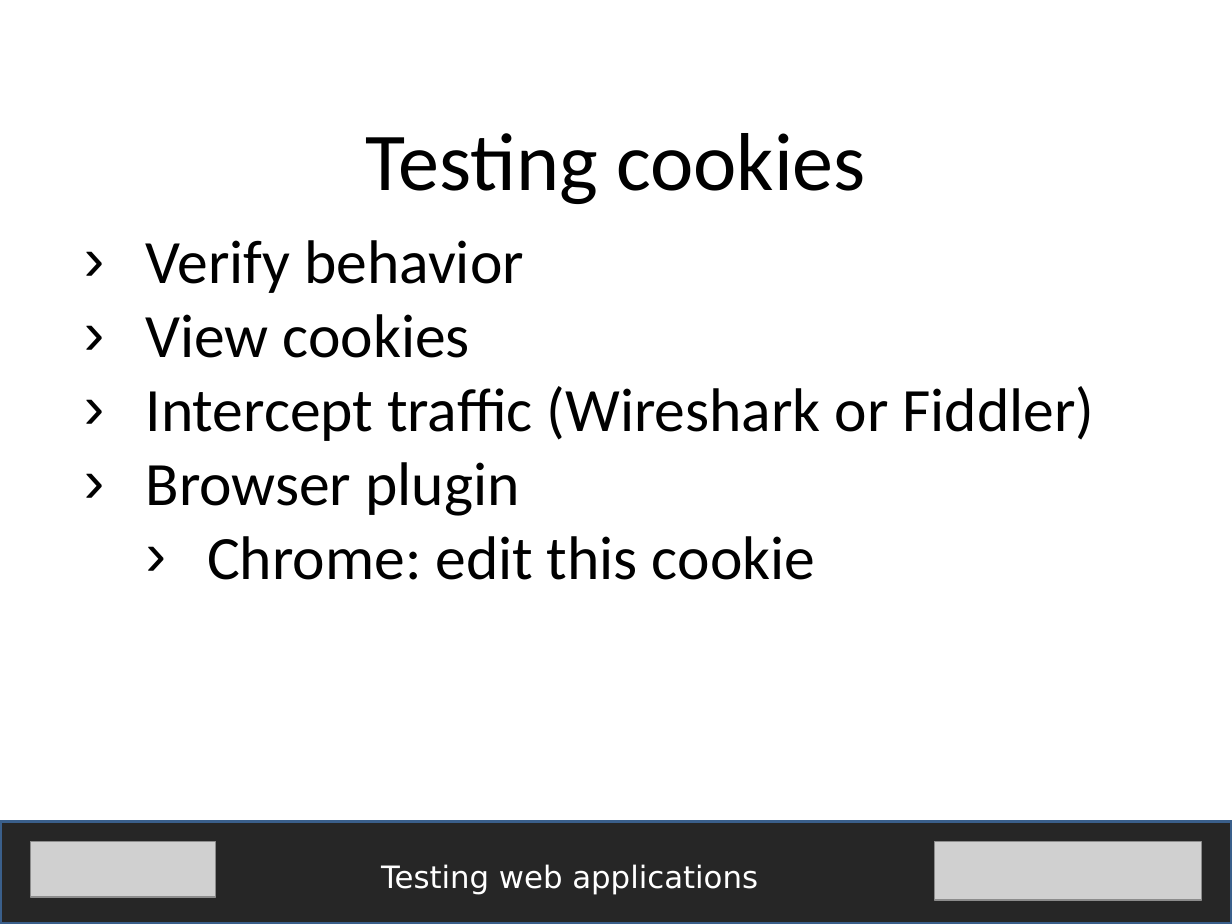
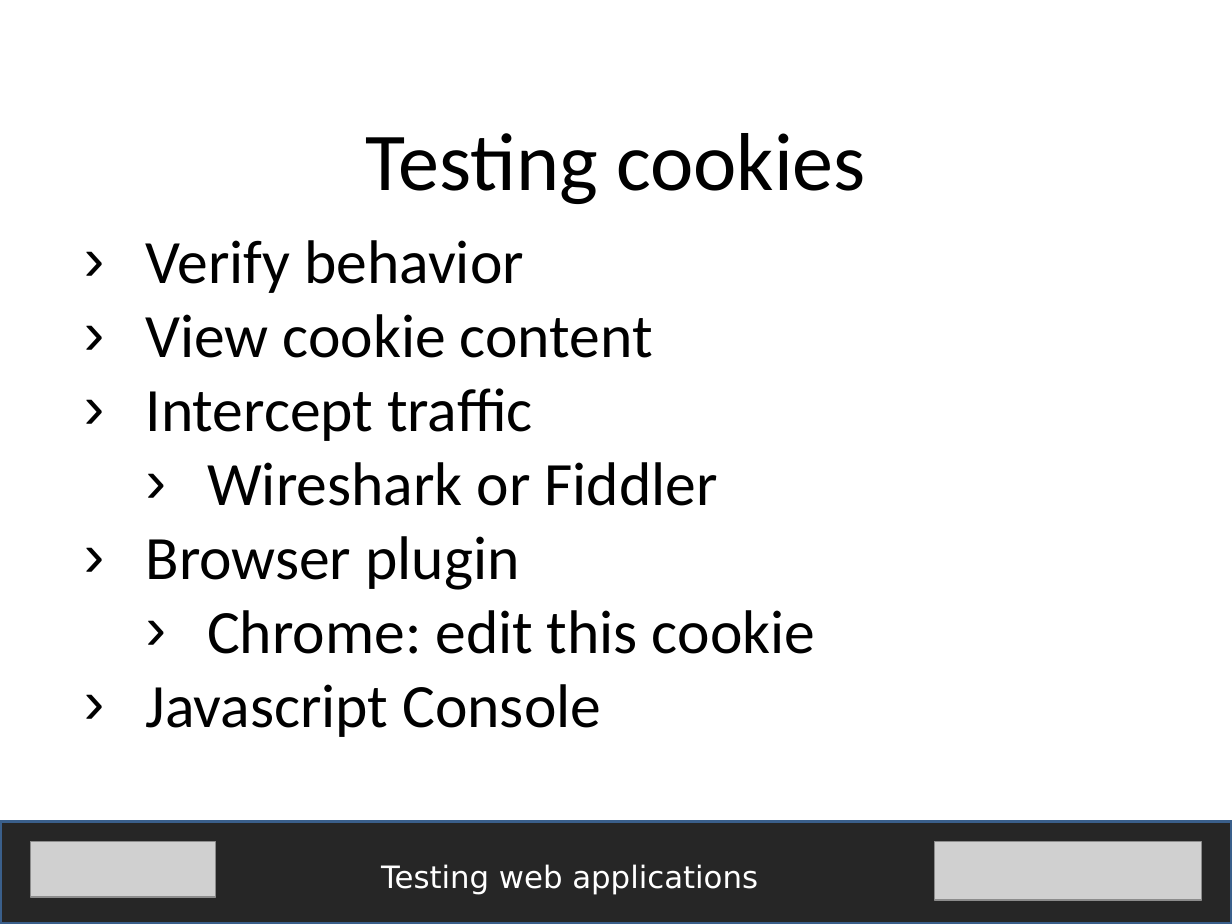
Before and after one commit to fijiaaron/testing-web-apps-and-services, a slide deck: slide 11 of presentations/Testing web apps.pptx. Drawn at 1232x924 pixels with LibreOffice and Linux fonts; fonts in the diff are those of the drawing; grey boxes stand for pictures. Boxes give left, top, right and bottom in pixels: in the first picture for what was removed or moved away, otherwise in the second. Text is boxed around its words. In the diff, an @@ line names an element or a change of style, - is before the commit and + after.

```diff
--- a/presentations/Testing web apps.pptx
+++ b/presentations/Testing web apps.pptx
@@ text at (x1=146, y1=314, x2=717, y2=506): text changed @@
-› View cookies
-› Intercept traffic (Wireshark or Fiddler)
+› View cookie content
+› Intercept traffic
+  › Wireshark or Fiddler
@@ text at (x1=146, y1=684, x2=601, y2=737): paragraph added @@
+› Javascript Console
```
Also in this commit, not shown: 2 other slides changed, 2 slides added, 1 slide removed, 1 other file.
